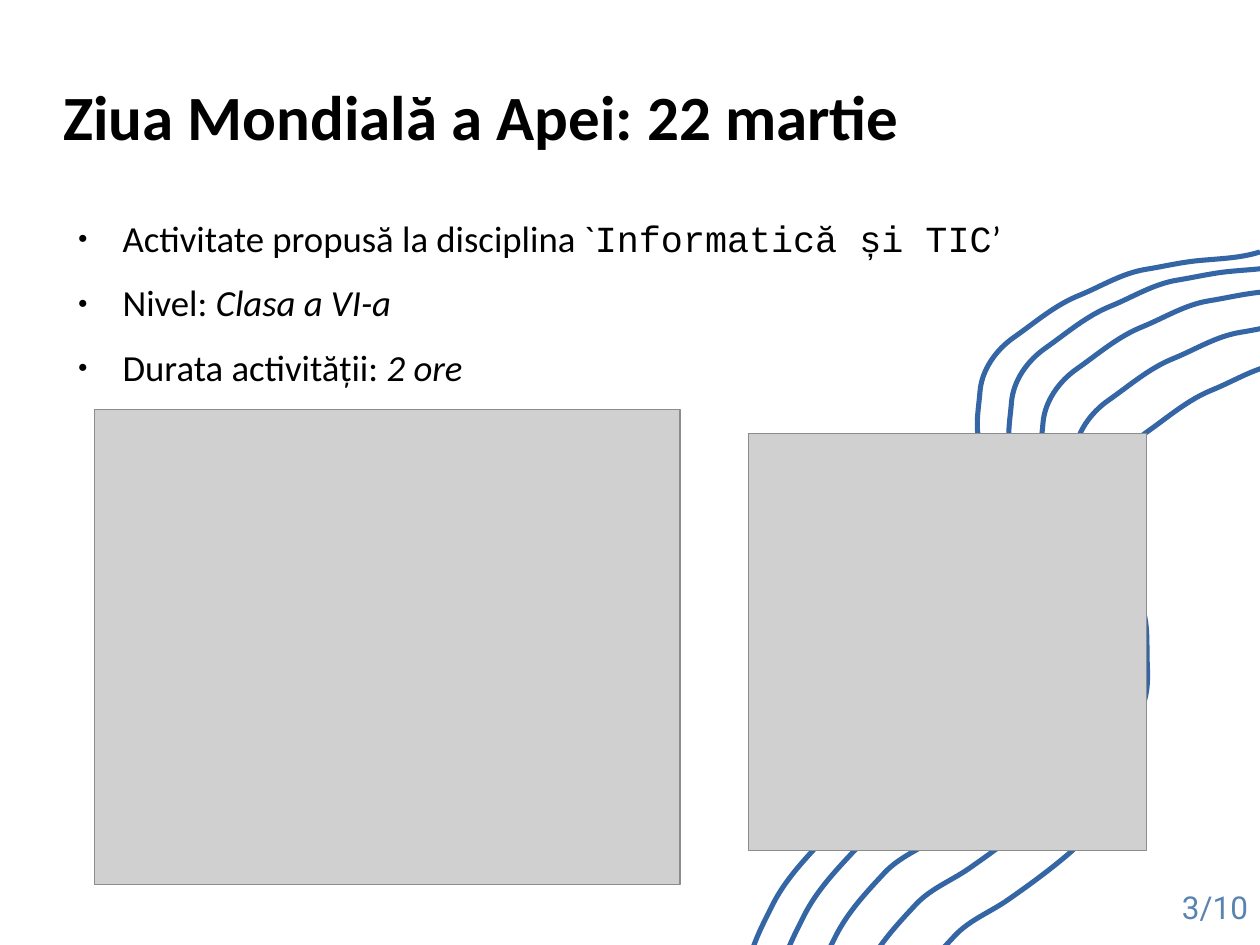
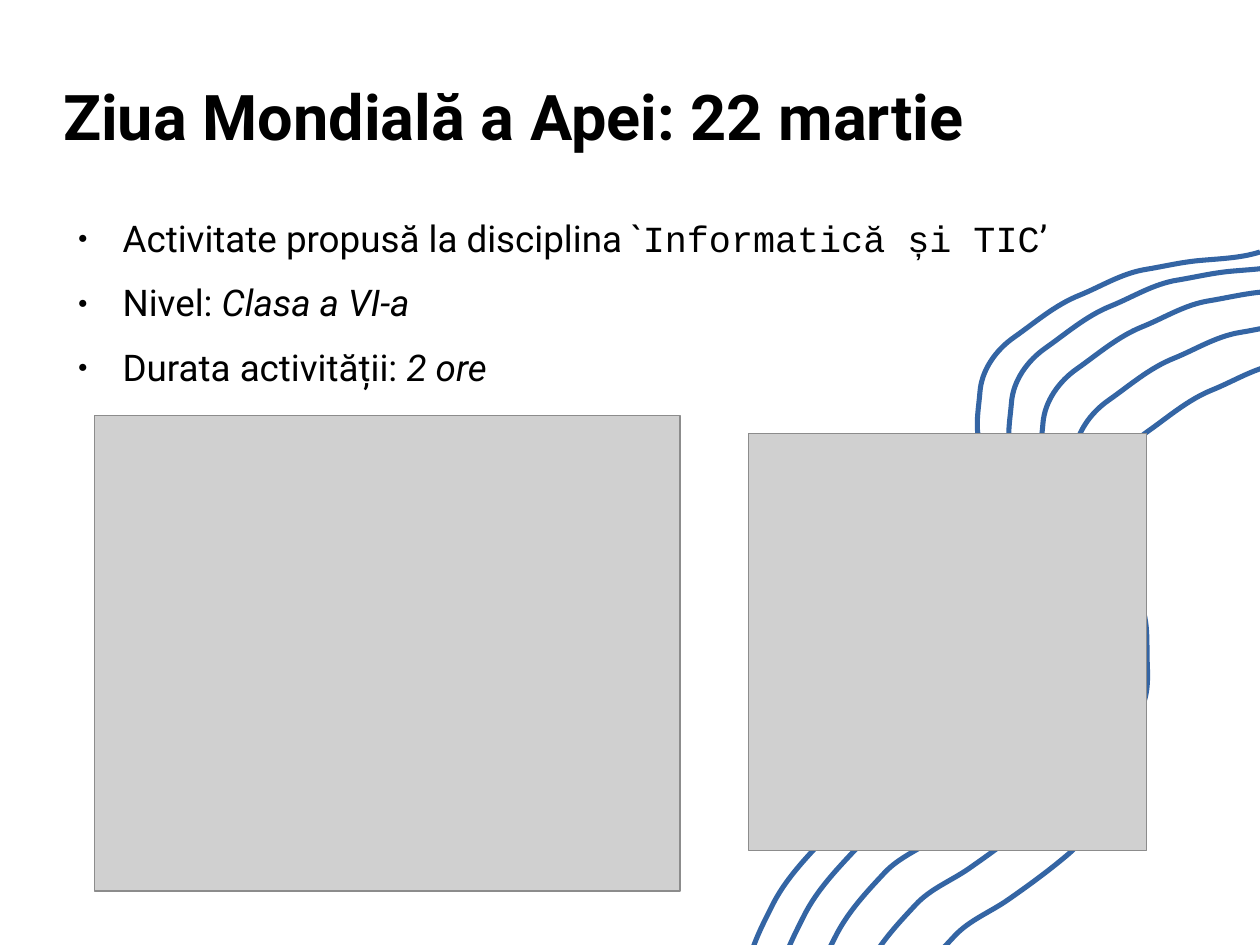
Before and after one commit to TheRealOne78/UNITBV-IESC-courses, a slide deck: slide 3 of 2nd_year/2nd_Semester/DPPD/Tema2.odp. Drawn at 1260x945 pixels with LibreOffice and Linux fonts; fonts in the diff are those of the drawing; grey boxes stand for pictures. Boxes give left, top, right and bottom in pixels: in the first picture for what was removed or moved away, otherwise in the second. Text is boxed around its words. In the diff, an @@ line names an element or a change of style, - is before the commit and + after.

```diff
--- a/2nd_year/2nd_Semester/DPPD/Tema2.odp
+++ b/2nd_year/2nd_Semester/DPPD/Tema2.odp
@@ title "Ziua Mondială a Apei: 22 ..." at (x1=63, y1=92, x2=964, y2=153): font Calibri to Roboto @@
@@ text "Activitate propusă la disciplina `Informatică ..." at (x1=123, y1=224, x2=1047, y2=390): font Calibri to Roboto in "Activitate propusă la disciplina `Informatică TIC’", "Nivel: Clasa a VI-a", "Durata activității: 2 ore" @@
@@ outline redrawn in 5 elements at (x1=748, y1=252, x2=1260, y2=945), (x1=780, y1=263, x2=1260, y2=945), (x1=811, y1=284, x2=1260, y2=945), (x1=843, y1=315, x2=1260, y2=945), (x1=882, y1=346, x2=1260, y2=945) @@
@@ picture moved from (x1=94, y1=410, x2=680, y2=885) to (x1=94, y1=416, x2=680, y2=891) @@
@@ page number removed at (x1=1182, y1=896, x2=1248, y2=921) @@
-3/10
```
Also in this commit, not shown: 9 other slides changed, 5 other files.
